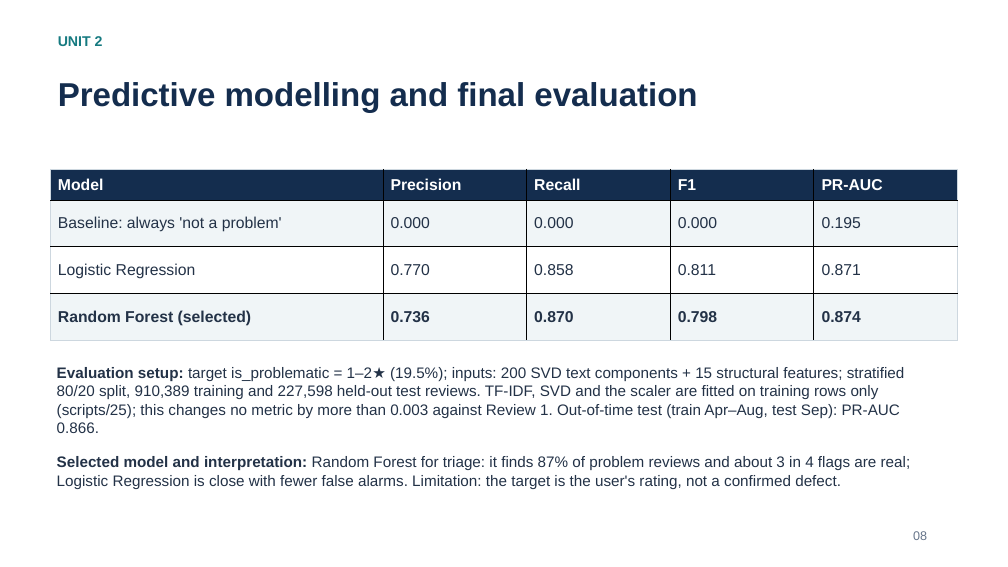
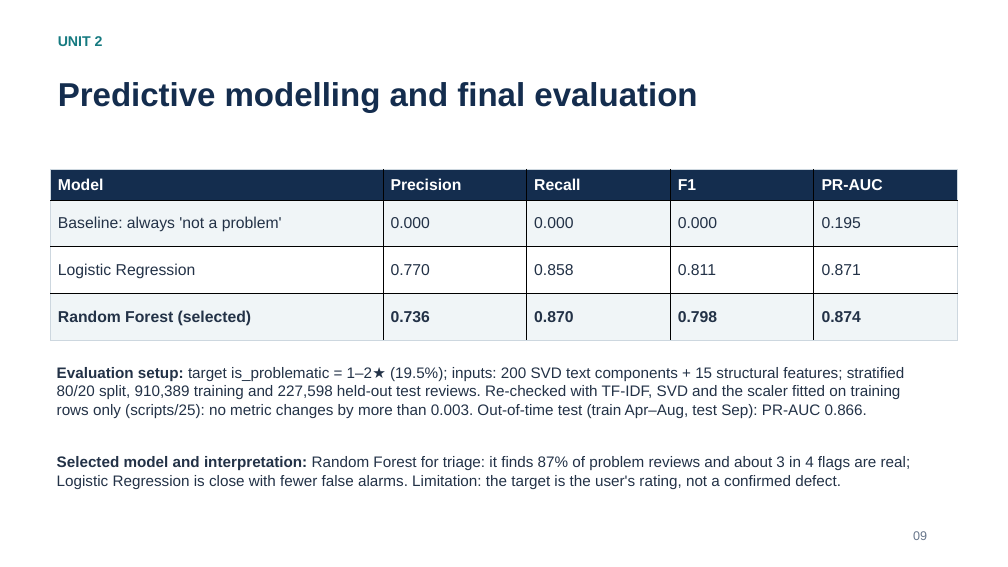
Before and after one commit to Adithya-Monish-Kumar-K/ba-capstone-app-reviews, a slide deck: slide 9 of docs/Review_2_Presentation.pptx (slide 8 before the commit). Drawn at 1008x567 pixels with LibreOffice and Linux fonts; fonts in the diff are those of the drawing. Boxes give left, top, right and bottom in pixels: in the first picture for what was removed or moved away, otherwise in the second. Text is boxed around its words. In the diff, an @@ line names an element or a change of style, - is before the commit and + after.

```diff
--- a/docs/Review_2_Presentation.pptx
+++ b/docs/Review_2_Presentation.pptx
@@ text at (57,367,905,418): text changed @@
-Evaluation setup: target is_problematic = 1–2★ (19.5%); inputs: 200 SVD text components + 15 structural features; stratified 80/20 split, 910,389 training and 227,598 held-out test reviews. TF-IDF, SVD and the scaler are fitted on training rows only (scripts/25); this changes no metric by more than 0.003 against Review 1. Out-of-time test (train Apr–Aug, test Sep): PR-AUC 0.866.
+Evaluation setup: target is_problematic = 1–2★ (19.5%); inputs: 200 SVD text components + 15 structural features; stratified 80/20 split, 910,389 training and 227,598 held-out test reviews. Re-checked with TF-IDF, SVD and the scaler fitted on training rows only (scripts/25): no metric changes by more than 0.003. Out-of-time test (train Apr–Aug, test Sep): PR-AUC 0.866.
```
Also in this commit, not shown: 12 other slides changed, 6 slides added, 10 other files.
